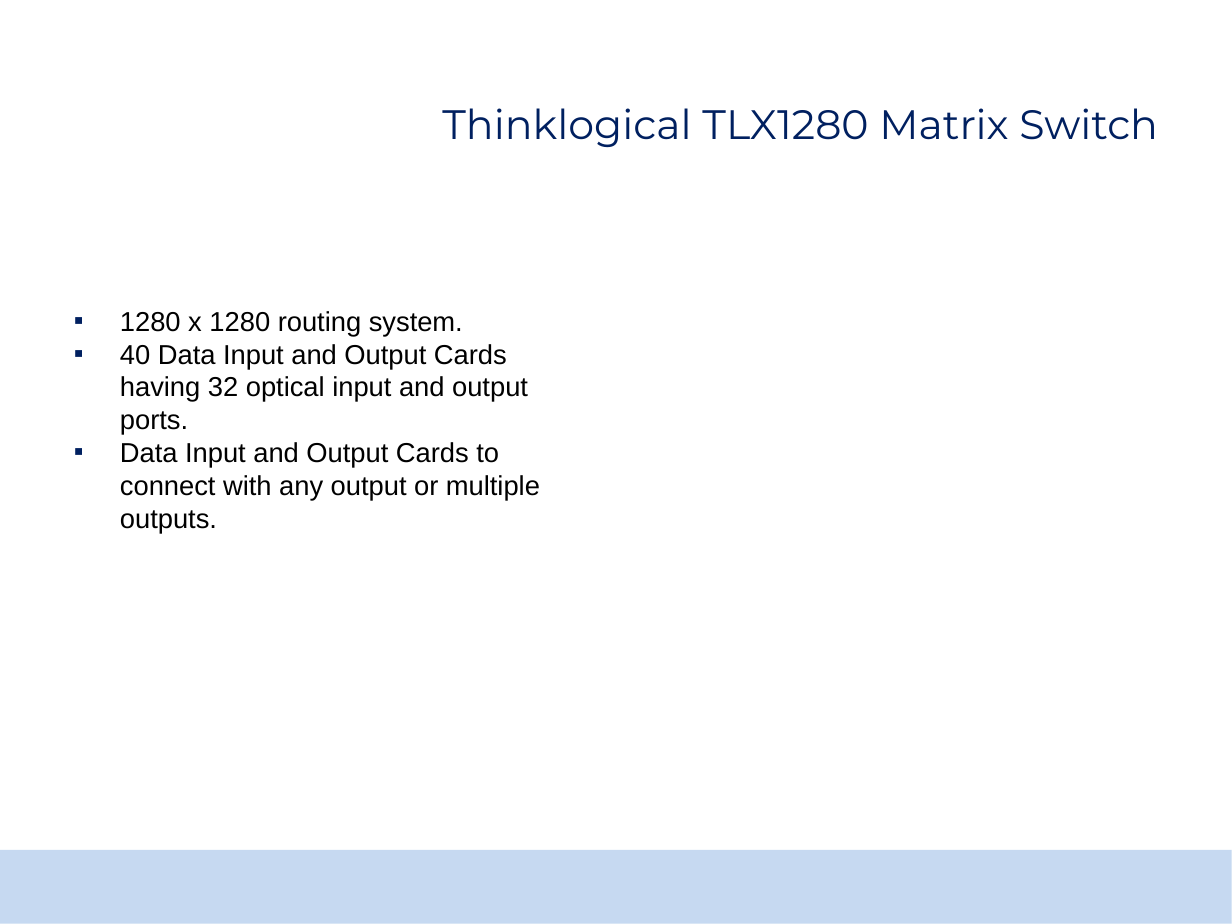
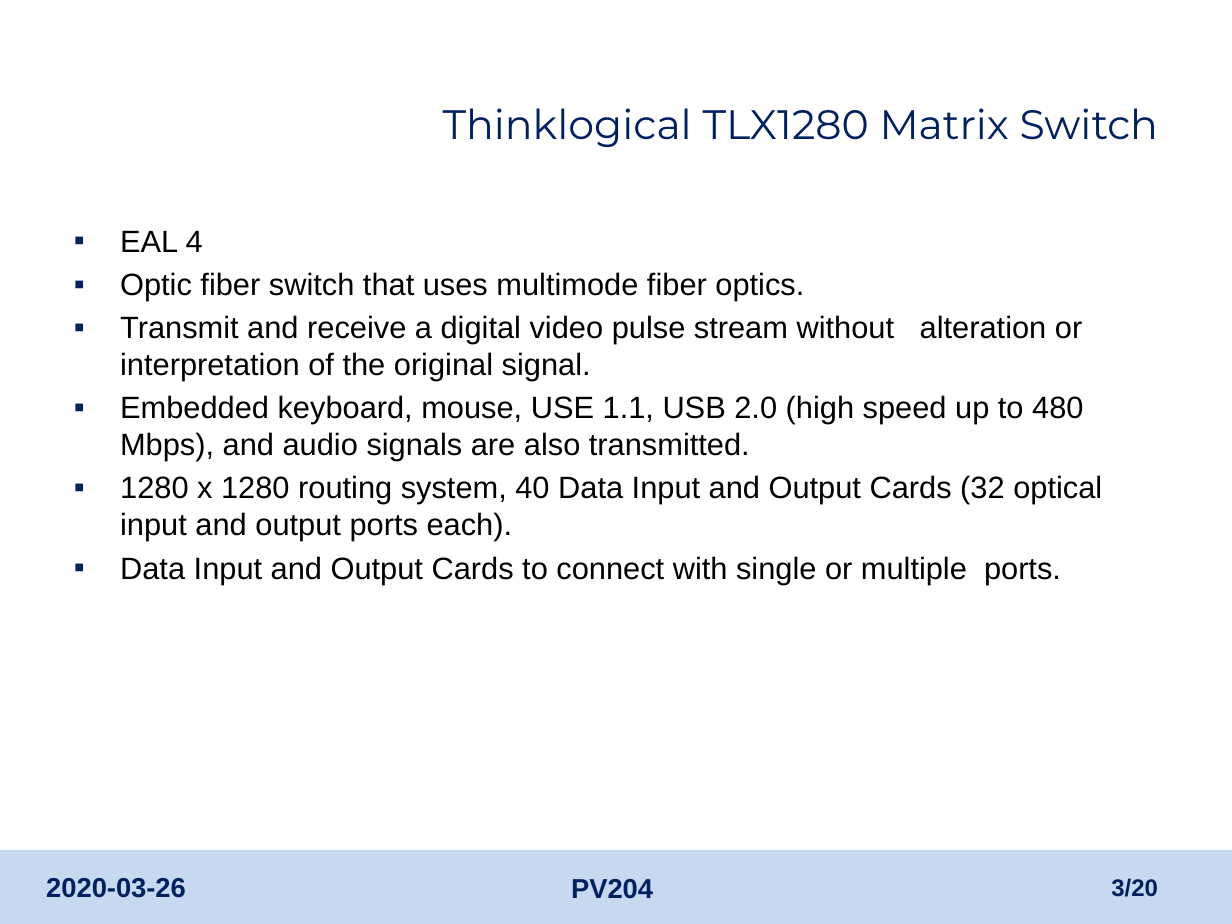
Before and after one commit to TomasMadeja/pv204_Team_Project_Supercalifragilisticexpialidocious, a slide deck: slide 3 of certificate_analysis/pv204_project_report.pptx. Drawn at 1232x924 pixels with LibreOffice and Linux fonts; fonts in the diff are those of the drawing; background and template pictures are left out. Boxes give left, top, right and bottom in pixels: in the first picture for what was removed or moved away, otherwise in the second. Text is boxed around its words. In the diff, an @@ line names an element or a change of style, - is before the commit and + after.

```diff
--- a/certificate_analysis/pv204_project_report.pptx
+++ b/certificate_analysis/pv204_project_report.pptx
@@ text added at [120,230,1102,584], 18 pt, text #000000 @@
+▪ EAL 4
+▪ Optic fiber switch that uses multimode fiber optics.
+▪ Transmit and receive a digital video pulse stream without alteration or interpretation of the original signal.
+▪ Embedded keyboard, mouse, USE 1.1, USB 2.0 (high speed up to 480 Mbps), and audio signals are also transmitted.
+▪ 1280 x 1280 routing system, 40 Data Input and Output Cards (32 optical input and output ports each).
+▪ Data Input and Output Cards to connect with single or multiple ports.
@@ text removed at [120,311,540,533] @@
-▪ 1280 x 1280 routing system.
-▪ 40 Data Input and Output Cards having 32 optical input and output ports.
-▪ Data Input and Output Cards to connect with any output or multiple outputs.
@@ text added at [46,878,186,898], 16 pt, text #002060, bold @@
+2020-03-26
@@ text added at [571,879,653,899], 16 pt, text #002060, bold @@
+PV204
@@ page number added at [1111,878,1158,897], 14 pt, text #002060, bold @@
+3/20
```
Also in this commit, not shown: 16 other slides changed, 3 slides added, 1 slide removed, 1 other file.
